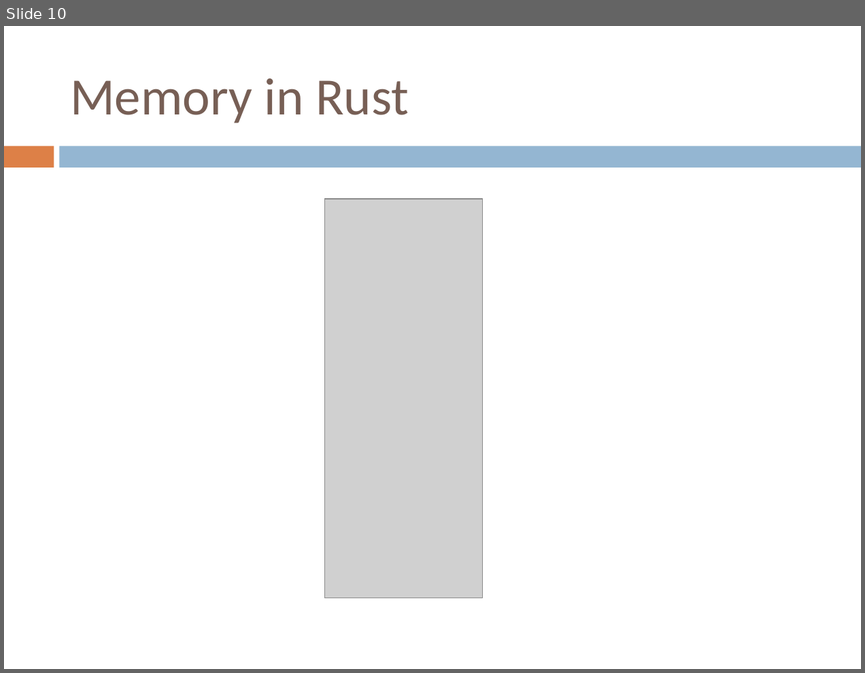
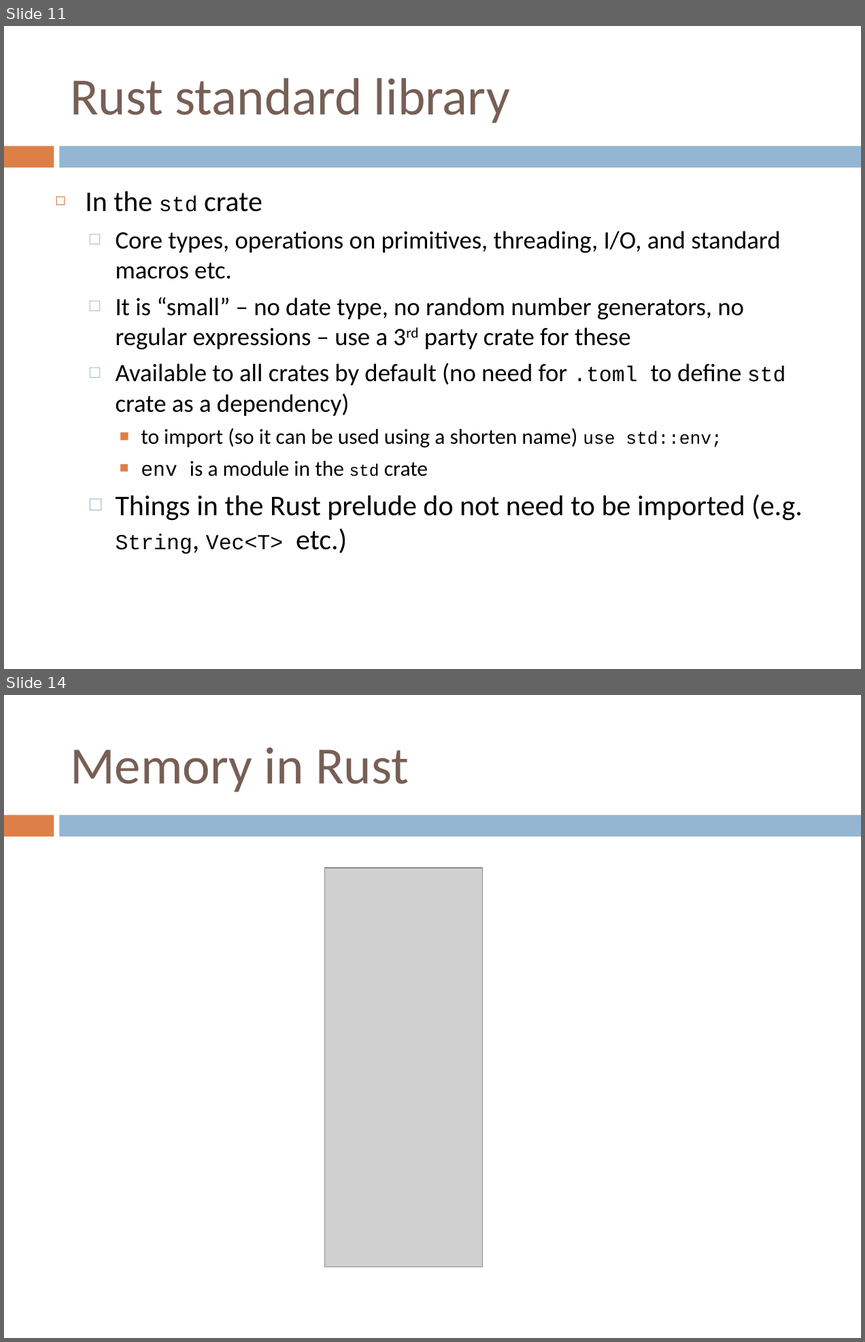
Before and after one commit to gclynch/rust, a slide deck: Rust session.ppt. Shown one above the other, each under a label of ours: slide 10 before the commit, slides 11 and 14 after it; the slides between them are not shown. The pictures are 865x673 and 865x1342 pixels, drawn with LibreOffice and Linux fonts; fonts in the diff are those of the drawing; grey boxes stand for pictures. Boxes give left, top, right and bottom in pixels: in the first picture for what was removed or moved away, otherwise in the second. Text is boxed around its words. In the diff, an @@ line names an element or a change of style, - is before the commit and + after.

```diff
--- a/Rust session.ppt
+++ b/Rust session.ppt
@@ slide 11 added at (4, 26, 861, 669), background #FFFFFF; not listed: 2 template elements that a slide beside it also shows @@
@@ title added at (70, 78, 510, 123), 44 pt, text #775F55 @@
+Rust standard library
@@ text added at (85, 191, 802, 554), 21 pt, text #000000 @@
+◻ In the std crate
+  □ Core types, operations on primitives, threading, I/O, and standard macros etc.
+  □ It is “small” – no date type, no random number generators, no regular expressions – use a 3rd party crate for these
+  □ Available to all crates by default (no need for .toml to define std crate as a dependency)
+    ■ to import (so it can be used using a shorten name) use std::env;
+    ■ env is a module in the std crate
+  □ Things in the Rust prelude do not need to be imported (e.g. String, Vec<T> etc.)
@@ what was slide 10 is now slide 14 @@
```
Also in this commit, not shown: 11 slides changed, 5 other slides added, 1 slide removed.
